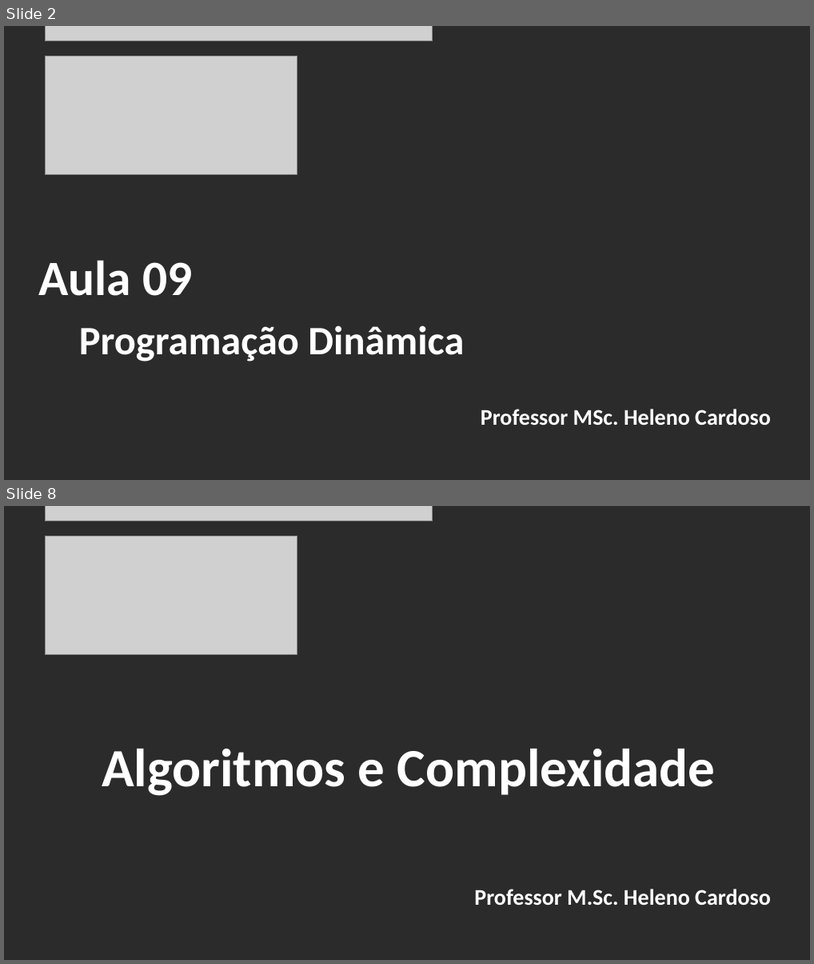
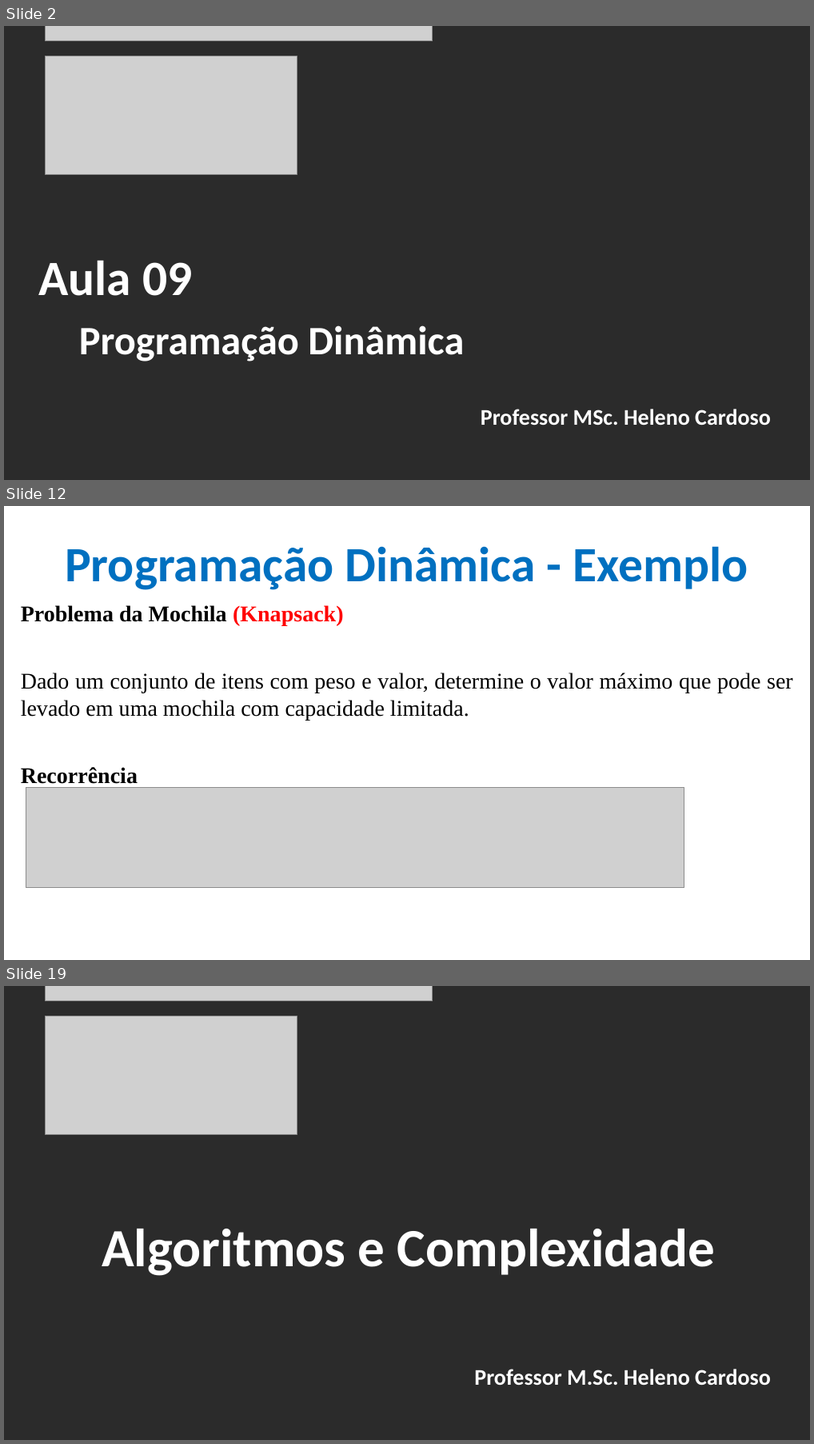
Before and after one commit to CloudEducationBrazil/WydenAlgoritmosEComplexidade, a slide deck: 01 Classes/Aula 09 - Algoritmos e Complexidade - Programação Dinâmica.pptx. Shown one above the other, each under a label of ours: slides 2 and 8 before the commit, slides 2, 12 and 19 after it; the slides between them are not shown. The pictures are 814x964 and 814x1444 pixels, drawn with LibreOffice and Linux fonts; fonts in the diff are those of the drawing; grey boxes stand for pictures; background and template pictures are left out; a plain dark background stands for a picture behind light text. Boxes give left, top, right and bottom in pixels: in the first picture for what was removed or moved away, otherwise in the second. Text is boxed around its words. In the diff, an @@ line names an element or a change of style, - is before the commit and + after.

Commit message:
Alg e Compl - Programação Dinamica 11102025

```diff
--- a/01 Classes/Aula 09 - Algoritmos e Complexidade - Programação Dinâmica.pptx
+++ b/01 Classes/Aula 09 - Algoritmos e Complexidade - Programação Dinâmica.pptx
@@ slide 12 added at (x1=4, y1=506, x2=810, y2=960), background picture (left out) @@
@@ title added at (x1=65, y1=546, x2=748, y2=590), 44 pt, text #0070C0, bold @@
+Programação Dinâmica - Exemplo
@@ text added at (x1=21, y1=605, x2=794, y2=784), 20 pt, text #000000 @@
+Problema da Mochila (Knapsack)
+Dado um conjunto de itens com peso e valor, determine o valor máximo que pode ser levado em uma mochila com capacidade limitada.
+Recorrência
@@ picture added at (x1=26, y1=787, x2=685, y2=887) @@
@@ what was slide 8 is now slide 19 @@
```
Also in this commit, not shown: 5 slides changed, 10 other slides added.
